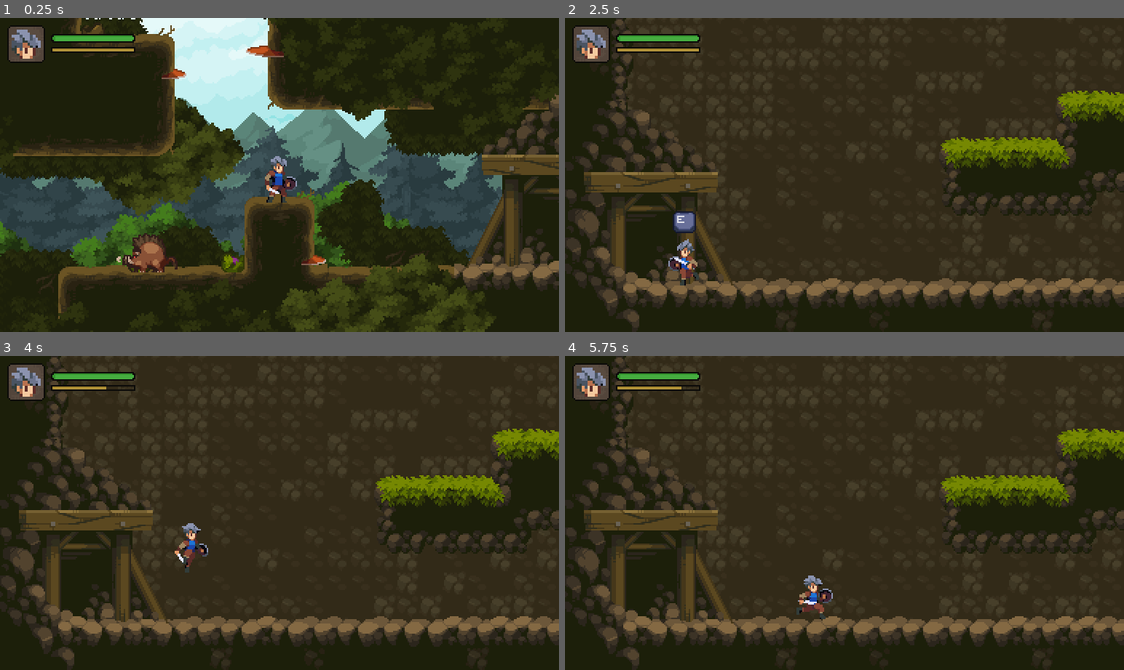
Above: before the commit, frames 1-4 (two rows, left to right).
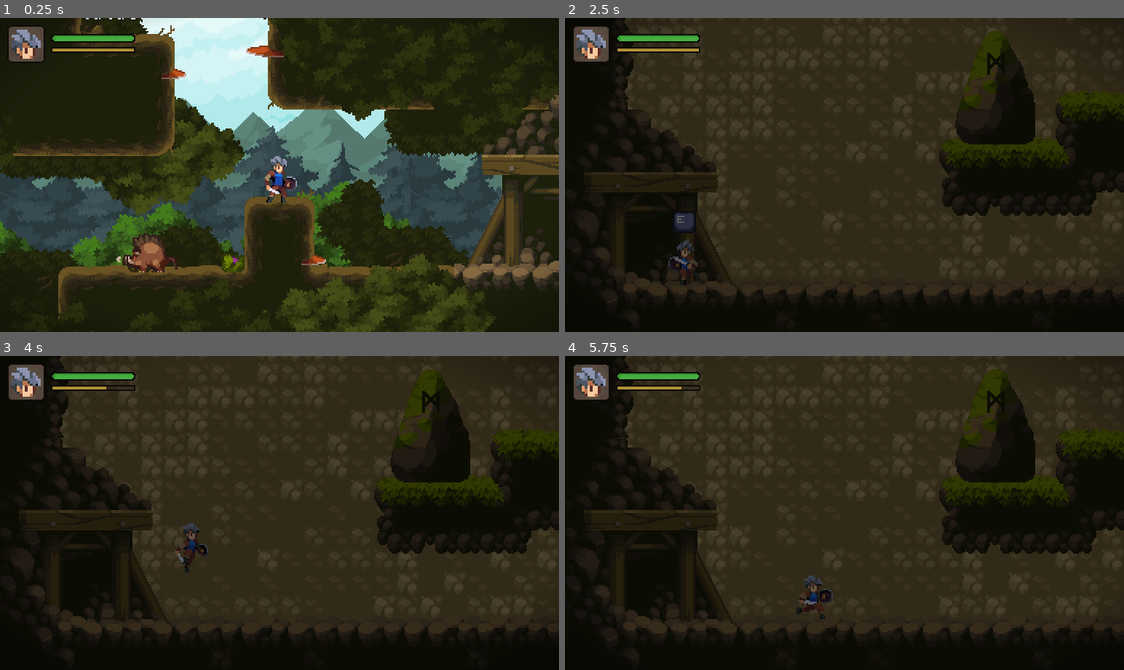
Above: after the commit, the same moments.

Repository: onlyLucky/godot_project
Game: Godot game, scene res://worlds/forest.tscn
Two runs of this game, one before a commit and one after it. Both use one fixed random seed, a clock stepped at 60 frames per second and the inputs below. The project has no main scene, so this scene is started directly.
Inputs:
- Up to frame 1 (0.25 s): no input
- Up to frame 2 (2.5 s): hold E (interact) 0.53-1.28 s; hold D (move_right) 0.53-2.03 s; tap Space (jump) at 0.77, 1.52 s; tap J (attack) at 1.35 s; tap E (interact) at 1.55 s; hold A (move_left) from 2.03 s (still down); hold E (interact) from 2.03 s (still down)
- Up to frame 3 (4 s): release A (move_left) at 2.78 s; release E (interact) at 2.78 s; hold D (move_right) from 2.78 s (still down); tap K (slide) at 2.85 s; tap Space (jump) at 3.02, 3.77 s; tap E (interact) at 3.05 s; hold E (interact) from 3.53 s (still down)
- Up to frame 4 (5.75 s): release D (move_right) at 4.28 s; release E (interact) at 4.28 s; hold A (move_left) 4.28-5.03 s; tap J (attack) at 4.35 s; tap Space (jump) at 4.52 s; tap E (interact) at 4.55 s; hold D (move_right) from 5.03 s (still down); hold E (interact) from 5.03 s (still down)

The runs differ from the first frame. In frame 1, less than 0.1% of the frame differs, in the area x 15-23%, y 0-1%; in frame 2, 23%; in frame 3, 23%; in frame 4, 23%, in the area x 0-100%, y 0-100%.

Commit message:
feat: 新增保存点

Diff:
--- /dev/null
+++ b/04_Legend of the Brave/assets/vignette.gdshader
@@ -0,0 +1,14 @@
+shader_type canvas_item;
+// 暗角 着色器
+
+//uniform 相当于导出变量
+uniform float alpha = 1.0;
+uniform float inner_radius = 0.0;
+uniform float outer_radius = 1.0;
+
+void fragment() {
+	float x = abs(UV.r-.5)*2.0;
+	float y = abs(UV.g-.5)*2.0;
+	float q = 1.0-(1.0-sqrt(x*x+y*y)/outer_radius)/(1.0-inner_radius);
+	COLOR = vec4(0, 0, 0, q*alpha);
+}
--- a/04_Legend of the Brave/enemies/enemy.tscn
+++ b/04_Legend of the Brave/enemies/enemy.tscn
@@ -27,6 +27,7 @@
 [node name="CollisionShape2D" type="CollisionShape2D" parent="."]
 
 [node name="AnimationPlayer" type="AnimationPlayer" parent="."]
+deterministic = true
 
 [node name="StateMachine" type="Node" parent="."]
 script = ExtResource("1_xviv7")
--- /dev/null
+++ b/04_Legend of the Brave/globals/vignette.tscn
@@ -0,0 +1,20 @@
+[gd_scene load_steps=3 format=3 uid="uid://jsoc1vh4mflp"]
+
+[ext_resource type="Shader" path="res://assets/vignette.gdshader" id="1_f3cy0"]
+
+[sub_resource type="ShaderMaterial" id="ShaderMaterial_som6r"]
+shader = ExtResource("1_f3cy0")
+shader_parameter/alpha = 0.23
+shader_parameter/inner_radius = 0.805
+shader_parameter/outer_radius = 1.28
+
+[node name="vignette" type="CanvasLayer"]
+layer = 10
+
+[node name="ColorRect" type="ColorRect" parent="."]
+material = SubResource("ShaderMaterial_som6r")
+anchors_preset = 15
+anchor_right = 1.0
+anchor_bottom = 1.0
+grow_horizontal = 2
+grow_vertical = 2
--- /dev/null
+++ b/04_Legend of the Brave/objects/SaveStone.gd
@@ -0,0 +1,12 @@
+extends Interactable
+# 存档节点逻辑
+
+@onready var animation_player: AnimationPlayer = $AnimationPlayer
+
+
+# 交互函数
+func interact() -> void:
+	super()
+
+	animation_player.play("activated")
+	Game.save_game()
--- /dev/null
+++ b/04_Legend of the Brave/objects/save_stone.tscn
@@ -0,0 +1,202 @@
+[gd_scene load_steps=10 format=3 uid="uid://cnp6m14aibd46"]
+
+[ext_resource type="Script" path="res://objects/SaveStone.gd" id="1_omf0p"]
+[ext_resource type="Texture2D" uid="uid://qobf5n54eoqs" path="res://assets/legacy_fantasy/Props-Rocks.png" id="2_fcjhn"]
+
+[sub_resource type="RectangleShape2D" id="RectangleShape2D_o5df7"]
+size = Vector2(48, 40)
+
+[sub_resource type="Gradient" id="Gradient_skvln"]
+colors = PackedColorArray(1, 1, 1, 1, 0, 0, 0, 1)
+
+[sub_resource type="GradientTexture2D" id="GradientTexture2D_fw1js"]
+gradient = SubResource("Gradient_skvln")
+fill = 1
+fill_from = Vector2(0.5, 0.5)
+fill_to = Vector2(0.5, 0)
+metadata/_snap_enabled = true
+
+[sub_resource type="Animation" id="Animation_iu3qw"]
+resource_name = "ready"
+tracks/0/type = "value"
+tracks/0/imported = false
+tracks/0/enabled = true
+tracks/0/path = NodePath("PointLight2D:enabled")
+tracks/0/interp = 1
+tracks/0/loop_wrap = true
+tracks/0/keys = {
+"times": PackedFloat32Array(0),
+"transitions": PackedFloat32Array(1),
+"update": 1,
+"values": [false]
+}
+tracks/1/type = "value"
+tracks/1/imported = false
+tracks/1/enabled = true
+tracks/1/path = NodePath("Props-rocks2:region_rect")
+tracks/1/interp = 1
+tracks/1/loop_wrap = true
+tracks/1/keys = {
+"times": PackedFloat32Array(0),
+"transitions": PackedFloat32Array(1),
+"update": 0,
+"values": [Rect2(48, 288, 16, 16)]
+}
+tracks/2/type = "value"
+tracks/2/imported = false
+tracks/2/enabled = true
+tracks/2/path = NodePath(".:monitoring")
+tracks/2/interp = 1
+tracks/2/loop_wrap = true
+tracks/2/keys = {
+"times": PackedFloat32Array(0),
+"transitions": PackedFloat32Array(1),
+"update": 1,
+"values": [true]
+}
+
+[sub_resource type="Animation" id="Animation_2ituv"]
+length = 0.001
+tracks/0/type = "value"
+tracks/0/imported = false
+tracks/0/enabled = true
+tracks/0/path = NodePath("PointLight2D:enabled")
+tracks/0/interp = 1
+tracks/0/loop_wrap = true
+tracks/0/keys = {
+"times": PackedFloat32Array(0),
+"transitions": PackedFloat32Array(1),
+"update": 1,
+"values": [false]
+}
+tracks/1/type = "value"
+tracks/1/imported = false
+tracks/1/enabled = true
+tracks/1/path = NodePath("Props-rocks2:region_rect")
+tracks/1/interp = 1
+tracks/1/loop_wrap = true
+tracks/1/keys = {
+"times": PackedFloat32Array(0),
+"transitions": PackedFloat32Array(1),
+"update": 0,
+"values": [Rect2(48, 288, 16, 16)]
+}
+tracks/2/type = "value"
+tracks/2/imported = false
+tracks/2/enabled = true
+tracks/2/path = NodePath(".:monitoring")
+tracks/2/interp = 1
+tracks/2/loop_wrap = true
+tracks/2/keys = {
+"times": PackedFloat32Array(0),
+"transitions": PackedFloat32Array(1),
+"update": 1,
+"values": [true]
+}
+tracks/3/type = "value"
+tracks/3/imported = false
+tracks/3/enabled = true
+tracks/3/path = NodePath("PointLight2D:energy")
+tracks/3/interp = 1
+tracks/3/loop_wrap = true
+tracks/3/keys = {
+"times": PackedFloat32Array(0),
+"transitions": PackedFloat32Array(1),
+"update": 0,
+"values": [1.2]
+}
+
+[sub_resource type="Animation" id="Animation_dvfyq"]
+resource_name = "activated"
+length = 2.0
+loop_mode = 1
+tracks/0/type = "value"
+tracks/0/imported = false
+tracks/0/enabled = true
+tracks/0/path = NodePath("PointLight2D:enabled")
+tracks/0/interp = 1
+tracks/0/loop_wrap = true
+tracks/0/keys = {
+"times": PackedFloat32Array(0),
+"transitions": PackedFloat32Array(1),
+"update": 1,
+"values": [true]
+}
+tracks/1/type = "value"
+tracks/1/imported = false
+tracks/1/enabled = true
+tracks/1/path = NodePath("Props-rocks2:region_rect")
+tracks/1/interp = 1
+tracks/1/loop_wrap = true
+tracks/1/keys = {
+"times": PackedFloat32Array(0),
+"transitions": PackedFloat32Array(1),
+"update": 0,
+"values": [Rect2(192, 288, 16, 16)]
+}
+tracks/2/type = "value"
+tracks/2/imported = false
+tracks/2/enabled = true
+tracks/2/path = NodePath(".:monitoring")
+tracks/2/interp = 1
+tracks/2/loop_wrap = true
+tracks/2/keys = {
+"times": PackedFloat32Array(0),
+"transitions": PackedFloat32Array(1),
+"update": 1,
+"values": [false]
+}
+tracks/3/type = "value"
+tracks/3/imported = false
+tracks/3/enabled = true
+tracks/3/path = NodePath("PointLight2D:energy")
+tracks/3/interp = 2
+tracks/3/loop_wrap = true
+tracks/3/keys = {
+"times": PackedFloat32Array(0, 1),
+"transitions": PackedFloat32Array(1, 1),
+"update": 0,
+"values": [1.2, 0.5]
+}
+
+[sub_resource type="AnimationLibrary" id="AnimationLibrary_88378"]
+_data = {
+"RESET": SubResource("Animation_2ituv"),
+"activated": SubResource("Animation_dvfyq"),
+"ready": SubResource("Animation_iu3qw")
+}
+
+[node name="SaveStone" type="Area2D"]
+script = ExtResource("1_omf0p")
+
+[node name="Props-rocks" type="Sprite2D" parent="."]
+position = Vector2(0, -40)
+texture = ExtResource("2_fcjhn")
+region_enabled = true
+region_rect = Rect2(6, 82, 56, 78)
+
+[node name="CollisionShape2D" type="CollisionShape2D" parent="."]
+position = Vector2(0, -20)
+shape = SubResource("RectangleShape2D_o5df7")
+
+[node name="Props-rocks2" type="Sprite2D" parent="."]
+position = Vector2(0, -56)
+texture = ExtResource("2_fcjhn")
+region_enabled = true
+region_rect = Rect2(48, 288, 16, 16)
+
+[node name="PointLight2D" type="PointLight2D" parent="."]
+editor_description = "保存进度光线"
+position = Vector2(0, -56)
+enabled = false
+color = Color(0, 0.47451, 0.941176, 1)
+energy = 1.2
+texture = SubResource("GradientTexture2D_fw1js")
+texture_scale = 4.0
+
+[node name="AnimationPlayer" type="AnimationPlayer" parent="."]
+callback_mode_process = 0
+libraries = {
+"": SubResource("AnimationLibrary_88378")
+}
+autoplay = "ready"
--- a/04_Legend of the Brave/player.tscn
+++ b/04_Legend of the Brave/player.tscn
@@ -2419,6 +2419,7 @@
 script = ExtResource("3_cde0b")
 
 [node name="CanvasLayer" type="CanvasLayer" parent="."]
+layer = 20
 
 [node name="StatusPanel" parent="CanvasLayer" instance=ExtResource("8_f1dj2")]
 offset_left = 5.0
--- a/04_Legend of the Brave/project.godot
+++ b/04_Legend of the Brave/project.godot
@@ -18,6 +18,7 @@
 [autoload]
 
 Game="*res://globals/game.tscn"
+Vignette="res://globals/vignette.tscn"
 
 [display]
 
--- a/04_Legend of the Brave/worlds/cave.tscn
+++ b/04_Legend of the Brave/worlds/cave.tscn
@@ -6,6 +6,7 @@
 [ext_resource type="PackedScene" uid="uid://js4vmvkd37np" path="res://player.tscn" id="5_bve36"]
 [ext_resource type="TileSet" uid="uid://1usvfeoxftcs" path="res://assets/tiles.tres" id="5_wflsl"]
 [ext_resource type="PackedScene" uid="uid://ctt4t5hr3qxca" path="res://enemies/boar.tscn" id="6_b23wi"]
+[ext_resource type="PackedScene" uid="uid://cnp6m14aibd46" path="res://objects/save_stone.tscn" id="7_bv7kc"]
 
 [node name="World" type="Node2D"]
 script = ExtResource("1_10fti")
@@ -27,6 +28,9 @@
 [node name="EntryPoint" type="Marker2D" parent="TileMap"]
 position = Vector2(72, 400)
 script = ExtResource("4_4x2hs")
+
+[node name="SaveStone" parent="TileMap" instance=ExtResource("7_bv7kc")]
+position = Vector2(264, 304)
 
 [node name="Player" parent="." instance=ExtResource("5_bve36")]
 position = Vector2(336, 271)
@@ -56,3 +60,6 @@
 tile_set = ExtResource("5_wflsl")
 format = 2
 layer_0/tile_data = PackedInt32Array(0, 589825, 11, 65536, 589825, 12, 131072, 458753, 11, 196608, 589825, 10, 262144,  …(6507 unchanged characters)…
+
+[node name="CanvasModulate" type="CanvasModulate" parent="."]
+color = Color(0.411765, 0.411765, 0.411765, 1)
--- a/04_Legend of the Brave/worlds/forest.tscn
+++ b/04_Legend of the Brave/worlds/forest.tscn
@@ -7,6 +7,7 @@
 [ext_resource type="PackedScene" uid="uid://dfxc3uthhg3dj" path="res://objects/mine_gate.tscn" id="3_b5w7k"]
 [ext_resource type="Texture2D" uid="uid://bvingwtrh0y27" path="res://assets/legacy_fantasy/Background/Background.png" id="4_nnyet"]
 [ext_resource type="Script" path="res://classes/EntryPoint.gd" id="4_pb80w"]
+[ext_resource type="PackedScene" uid="uid://cnp6m14aibd46" path="res://objects/save_stone.tscn" id="5_2wkly"]
 [ext_resource type="Texture2D" uid="uid://bi0k0cfcmlo1y" path="res://assets/legacy_fantasy/Trees/Background_hill.png" id="5_xuc2j"]
 [ext_resource type="Texture2D" uid="uid://oq8112xldtix" path="res://assets/legacy_fantasy/Trees/Background_tree.png" id="6_ggdmq"]
 [ext_resource type="PackedScene" uid="uid://ctt4t5hr3qxca" path="res://enemies/boar.tscn" id="7_0h041"]
@@ -48,6 +49,9 @@
 script = ExtResource("4_pb80w")
 direction = -1
 
+[node name="SaveStone" parent="TileMap" instance=ExtResource("5_2wkly")]
+position = Vector2(56, 160)
+
 [node name="Player" parent="." instance=ExtResource("2_k07u7")]
 position = Vector2(536, 92)
 
--- a/04_Legend of the Brave/worlds/world.gd
+++ b/04_Legend of the Brave/worlds/world.gd
@@ -24,6 +24,7 @@
 	player.direction = direction
 	# 取消相机移动过渡
 	camera_2d.reset_smoothing()
+	camera_2d.force_update_scroll()
 
 
 # 储存场景状态数据
Binary file added: 04_Legend of the Brave/assets/legacy_fantasy/Props-Rocks.png
Not shown, added: 04_Legend of the Brave/assets/legacy_fantasy/Props-Rocks.png.import
Not shown: 1 places in 04_Legend of the Brave/worlds/cave.tscn that only renumber resources
Not shown: 1 places in 04_Legend of the Brave/worlds/forest.tscn that only renumber resources
